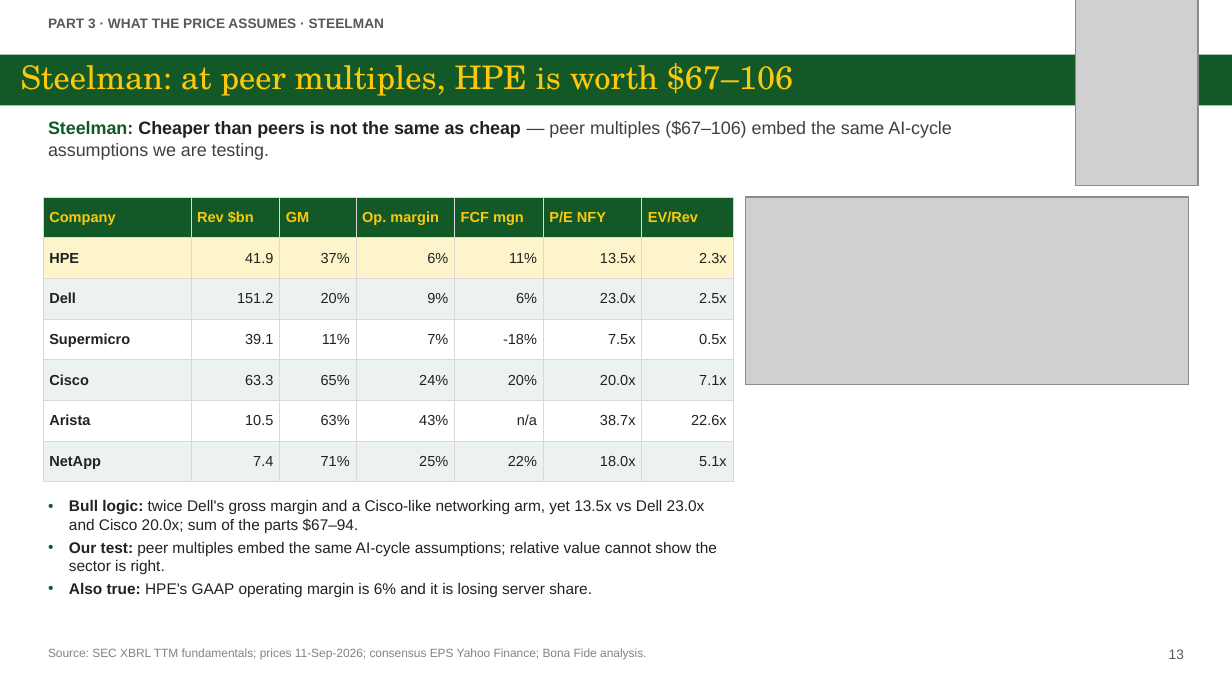
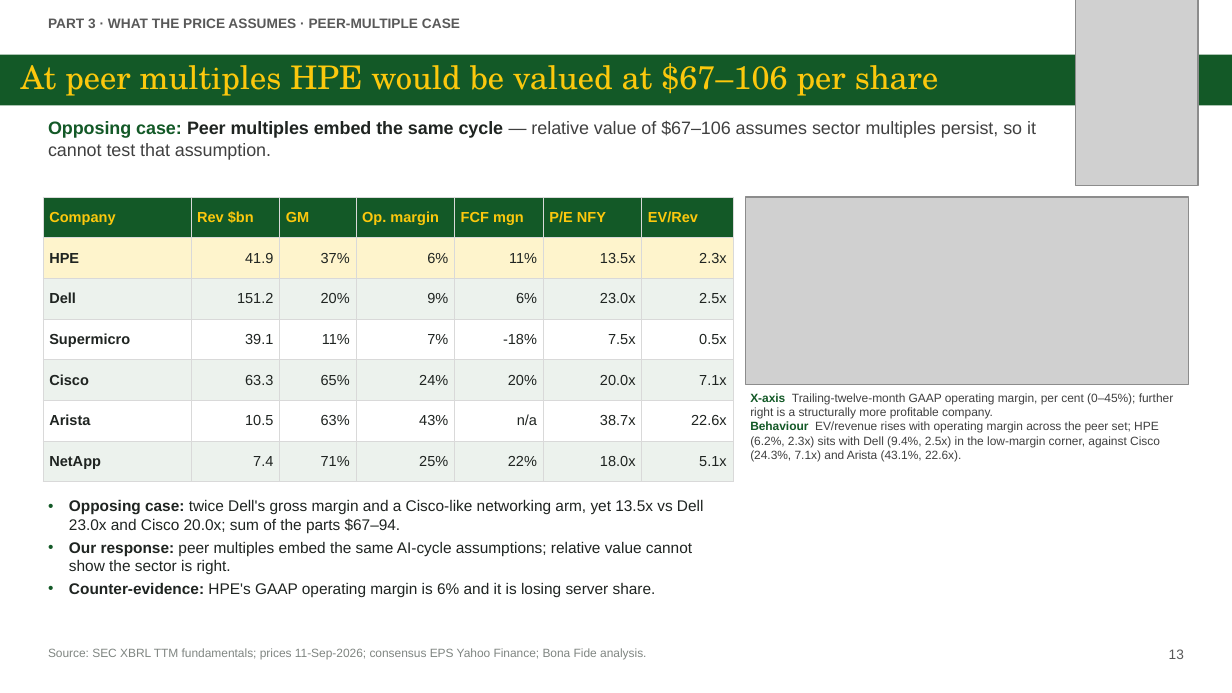
Before and after one commit to zhejiahu-tudelft/bonafide, a slide deck: slide 13 of HPE/final/HPE_Investment_Presentation.pptx. Drawn at 1232x693 pixels with LibreOffice and Linux fonts; fonts in the diff are those of the drawing; grey boxes stand for pictures. Boxes give left, top, right and bottom in pixels: in the first picture for what was removed or moved away, otherwise in the second. Text is boxed around its words. In the diff, an @@ line names an element or a change of style, - is before the commit and + after.

```diff
--- a/HPE/final/HPE_Investment_Presentation.pptx
+++ b/HPE/final/HPE_Investment_Presentation.pptx
@@ text at [48, 18, 460, 28]: text changed @@
-PART 3 · WHAT THE PRICE ASSUMES · STEELMAN
+PART 3 · WHAT THE PRICE ASSUMES · PEER-MULTIPLE CASE
@@ title at [21, 63, 938, 96]: text changed @@
-Steelman: at peer multiples, HPE is worth $67–106
+At peer multiples HPE would be valued at $67–106 per share
@@ text at [48, 121, 1036, 160]: text changed @@
-Steelman: Cheaper than peers is not the same as cheap — peer multiples ($67–106) embed the same AI-cycle assumptions we are testing.
+Opposing case: Peer multiples embed the same cycle — relative value of $67–106 assumes sector multiples persist, so it cannot test that assumption.
@@ text added at [750, 393, 1173, 462], 7 pt, text #404040 @@
+X-axis Trailing-twelve-month GAAP operating margin, per cent (0–45%); further right is a structurally more profitable company.
+Behaviour EV/revenue rises with operating margin across the peer set; HPE (6.2%, 2.3x) sits with Dell (9.4%, 2.5x) in the low-margin corner, against Cisco (24.3%, 7.1x) and Arista (43.1%, 22.6x).
@@ text at [69, 499, 704, 597]: text changed @@
-• Bull logic: twice Dell's gross margin and a Cisco-like networking arm, yet 13.5x vs Dell 23.0x and Cisco 20.0x; sum of the parts $67–94.
-• Our test: peer multiples embed the same AI-cycle assumptions; relative value cannot show the sector is right.
-• Also true: HPE's GAAP operating margin is 6% and it is losing server share.
+• Opposing case: twice Dell's gross margin and a Cisco-like networking arm, yet 13.5x vs Dell 23.0x and Cisco 20.0x; sum of the parts $67–94.
+• Our response: peer multiples embed the same AI-cycle assumptions; relative value cannot show the sector is right.
+• Counter-evidence: HPE's GAAP operating margin is 6% and it is losing server share.
```
Also in this commit, not shown: 27 other slides changed, 38 other files.
